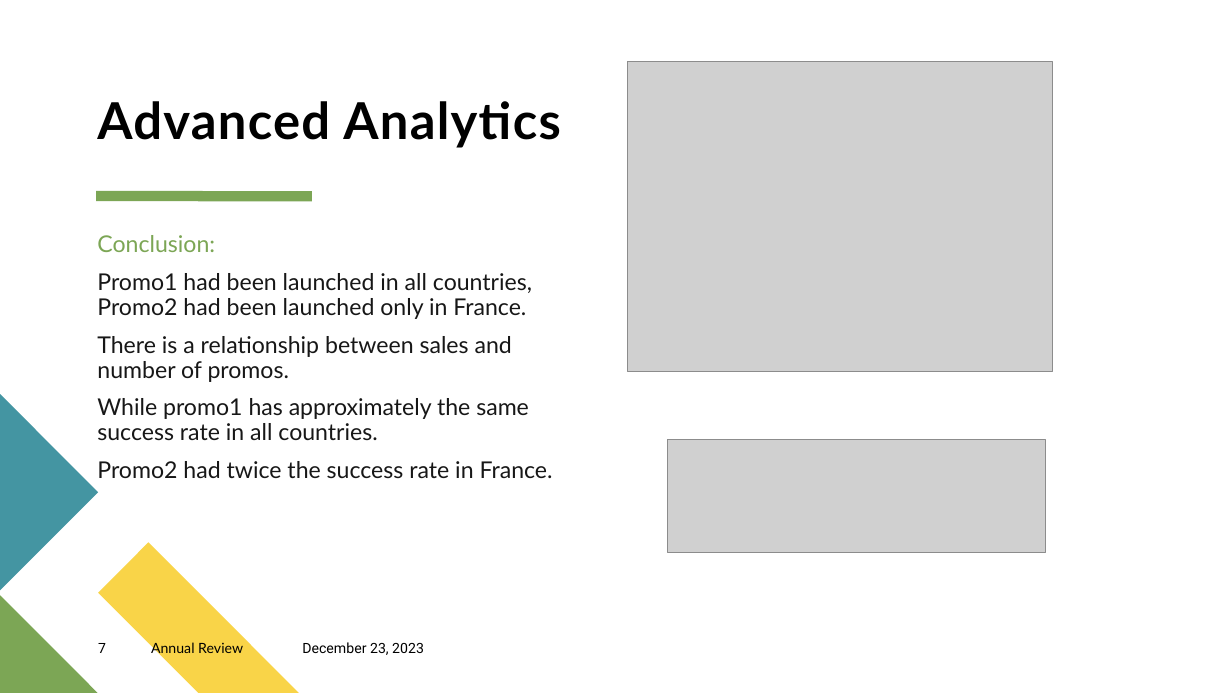
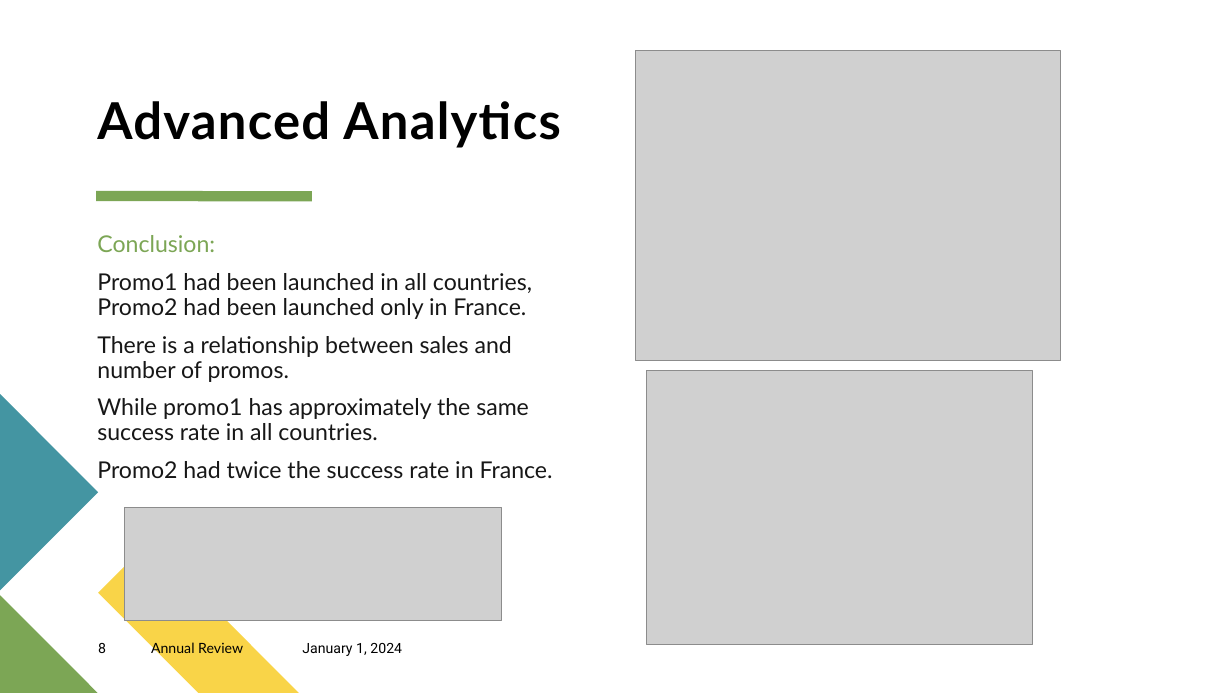
Before and after one commit to AlyAEE/Sports-Wear-Group-Classification-Project, a slide deck: slide 8 of Sport Wear Group Analytics.pptx (slide 7 before the commit). Drawn at 1232x693 pixels with LibreOffice and Linux fonts; fonts in the diff are those of the drawing; grey boxes stand for pictures. Boxes give left, top, right and bottom in pixels: in the first picture for what was removed or moved away, otherwise in the second. Text is boxed around its words. In the diff, an @@ line names an element or a change of style, - is before the commit and + after.

```diff
--- a/Sport Wear Group Analytics.pptx
+++ b/Sport Wear Group Analytics.pptx
@@ picture: place and size @@
-picture at bbox=[628, 62, 1053, 372]
+picture at bbox=[636, 51, 1061, 360]
@@ picture added at bbox=[647, 371, 1032, 645] @@
@@ picture: place and size @@
-picture at bbox=[668, 440, 1045, 553]
+picture at bbox=[125, 507, 502, 620]
@@ page number at bbox=[98, 643, 106, 653]: text changed @@
-7
+8
@@ text at bbox=[302, 643, 402, 656]: text changed @@
-December 23, 2023
+January 1, 2024
```
Also in this commit, not shown: 26 other slides changed, 3 slides added, 5 other files.
